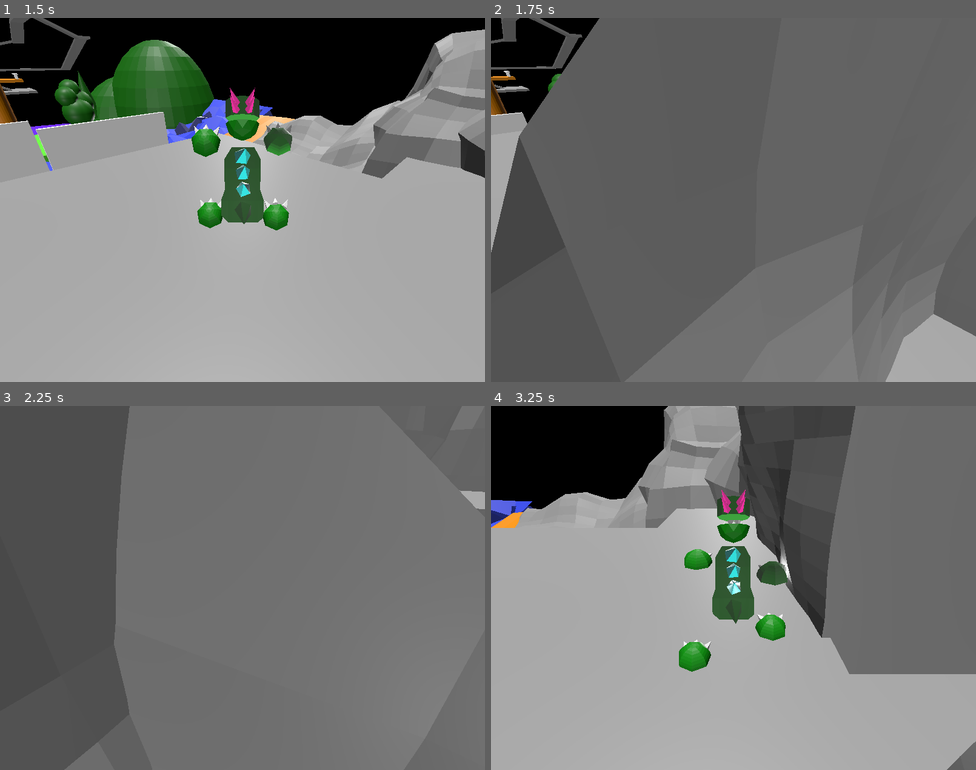
Above: before the commit, frames 1-4 (two rows, left to right).
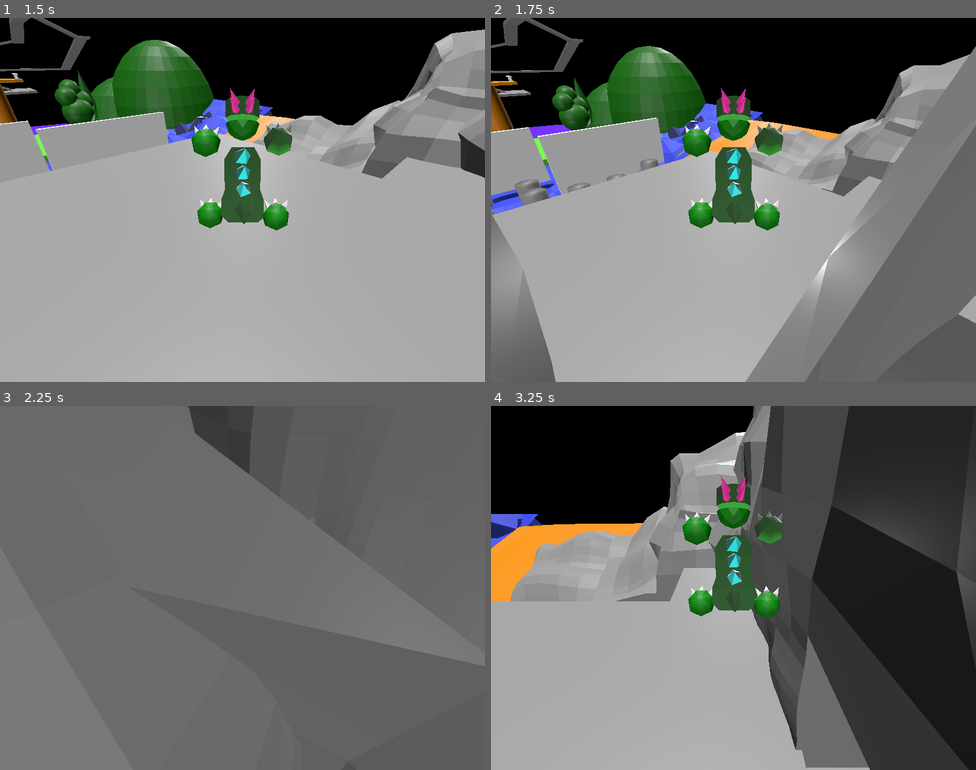
Above: after the commit, the same moments.

Repository: bazylevnik0/dinokid
Game: Godot game, scene res://mom-intro.tscn
Two runs of this game, one before a commit and one after it. Both use one fixed random seed, a clock stepped at 60 frames per second and the inputs below. Video files are missing from this copy of the repository; at most half a second of black plays in their place.
Inputs:
- Up to frame 1 (1.5 s): hold Right (move_right) 0.53-1.28 s; hold Space (jump) 0.53-1.28 s; hold Down (move_backward) from 1.28 s (still down); tap Space (jump) at 1.35 s
- Up to frame 2 (1.75 s): keep holding Down (move_backward); tap Space (jump) at 1.52 s
- Up to frame 3 (2.25 s): tap Space (jump) at 1.82 s; release Down (move_backward) at 2.03 s; hold Right (move_right) from 2.03 s (still down); hold Space (jump) from 2.03 s (still down)
- Up to frame 4 (3.25 s): release Right (move_right) at 2.78 s; release Space (jump) at 2.78 s; hold Up (move_forward) from 2.78 s (still down); tap Space (jump) at 2.85, 3.02 s

Frame 1 is identical in both runs. In frame 2, 80% of the frame differs, in the area x 0-100%, y 0-100%; in frame 3, 31%; in frame 4, 51%.

Commit message:
fix reborn in shadowland, and jump

Diff:
--- a/Player.gd
+++ b/Player.gd
@@ -2,7 +2,7 @@
 
 @export var max_speed_forward  = 10
 @export var max_speed_backward = -1
-@export var max_jump_height = 20
+@export var max_jump_height = 30
 @export var fall_acceleration = 200
 
 var target_velocity = Vector3.ZERO
@@ -46,9 +46,7 @@
 
 	if Input.is_action_pressed("jump"):
 		if is_on_floor():
-			target_jump_height+=5
-			if target_jump_height >= max_jump_height :
-				target_jump_height = max_jump_height
+			target_jump_height=max_jump_height;
 	if Input.is_action_just_released("jump"):
 		if is_on_floor():
 			jump_is_started = true
--- a/shadowland.gd
+++ b/shadowland.gd
@@ -10,19 +10,19 @@
 
 func _on_danger_door_1_area_body_entered(body: Node3D) -> void:
 	if body.name == "Player" :
-		$Dino/Player.position = Vector3(-0.055, 1.257, 0.184)
+		$Dino/Player.position = Vector3(-0.055, 2.2568, -1.795)
 	pass # Replace with function body.
 
 
 func _on_danger_door_2_area_body_entered(body: Node3D) -> void:
 	if body.name == "Player" :
-		$Dino/Player.position = Vector3(-0.055, 1.257, 0.184)
+		$Dino/Player.position = Vector3(-0.055, 2.2568, -1.795)
 	pass # Replace with function body.
 
 
 func _on_danger_door_3_area_body_entered(body: Node3D) -> void:
 	if body.name == "Player" :
-		$Dino/Player.position = Vector3(-0.055, 1.257, 0.184)
+		$Dino/Player.position = Vector3(-0.055, 2.2568, -1.795)
 	pass # Replace with function body.
 
 
@@ -52,37 +52,37 @@
 
 func _on_maze_trap_1_body_entered(body: Node3D) -> void:
 	if body.name == "Player" :
-		$Dino/Player.position = Vector3(-0.055, 1.257, 0.184)
+		$Dino/Player.position = Vector3(-0.055, 2.2568, -1.795)
 	pass # Replace with function body.
 
 
 func _on_maze_trap_2_body_entered(body: Node3D) -> void:
 	if body.name == "Player" :
-		$Dino/Player.position = Vector3(-0.055, 1.257, 0.184)
+		$Dino/Player.position = Vector3(-0.055, 2.2568, -1.795)
 	pass # Replace with function body.
 
 
 func _on_maze_trap_3_body_entered(body: Node3D) -> void:
 	if body.name == "Player" :
-		$Dino/Player.position = Vector3(-0.055, 1.257, 0.184)
+		$Dino/Player.position = Vector3(-0.055, 2.2568, -1.795)
 	pass # Replace with function body.
 
 
 func _on_maze_trap_4_body_entered(body: Node3D) -> void:
 	if body.name == "Player" :
-		$Dino/Player.position = Vector3(-0.055, 1.257, 0.184)
+		$Dino/Player.position = Vector3(-0.055, 2.2568, -1.795)
 	pass # Replace with function body.
 
 
 func _on_maze_trap_5_body_entered(body: Node3D) -> void:
 	if body.name == "Player" :
-		$Dino/Player.position = Vector3(-0.055, 1.257, 0.184)
+		$Dino/Player.position = Vector3(-0.055, 2.2568, -1.795)
 	pass # Replace with function body.
 
 
 func _on_sun_zone_body_entered(body: Node3D) -> void:
 	if body.name == "Player" :
-		$Dino/Player.position = Vector3(-0.055, 1.257, 0.184)
+		$Dino/Player.position = Vector3(-0.055, 2.2568, -1.795)
 	pass # Replace with function body.
 
 
--- a/shadowland.tscn
+++ b/shadowland.tscn
@@ -601,7 +601,7 @@
 autoplay = "new_animation"
 
 [node name="DangerDoor3" type="Node3D" parent="StaticBody3D"]
-transform = Transform3D(1, 0, 0, 0, 0.0178554, -0.999841, 0, 0.999841, 0.0178554, -3.08078, 0, -26.0528)
+transform = Transform3D(1, 0, 0, 0, 0.0178554, -0.99984, 0, 0.99984, 0.0178554, -3.08078, 0, -26.0528)
 
 [node name="DangerDoor3Area" type="Area3D" parent="StaticBody3D/DangerDoor3"]
 
@@ -1077,7 +1077,7 @@
 shape = SubResource("BoxShape3D_7nh7i")
 
 [node name="Dino" parent="." instance=ExtResource("2_te5uv")]
-transform = Transform3D(0.1, 0, 0, 0, 0.1, 0, 0, 0, 0.1, -0.0550004, 7.29164, -62.8234)
+transform = Transform3D(0.0999999, 0.000136017, 5.69128e-06, -0.000136052, 0.0999975, 0.000685907, -4.75819e-06, -0.000685913, 0.0999976, -0.0550004, 2.56812, -1.79493)
 
 [node name="MazeTrap2" type="Area3D" parent="."]
 transform = Transform3D(1, 0, 0, 0, 1, 0, 0, 0, 1, 2.48206, -1.99912, -85.3942)
